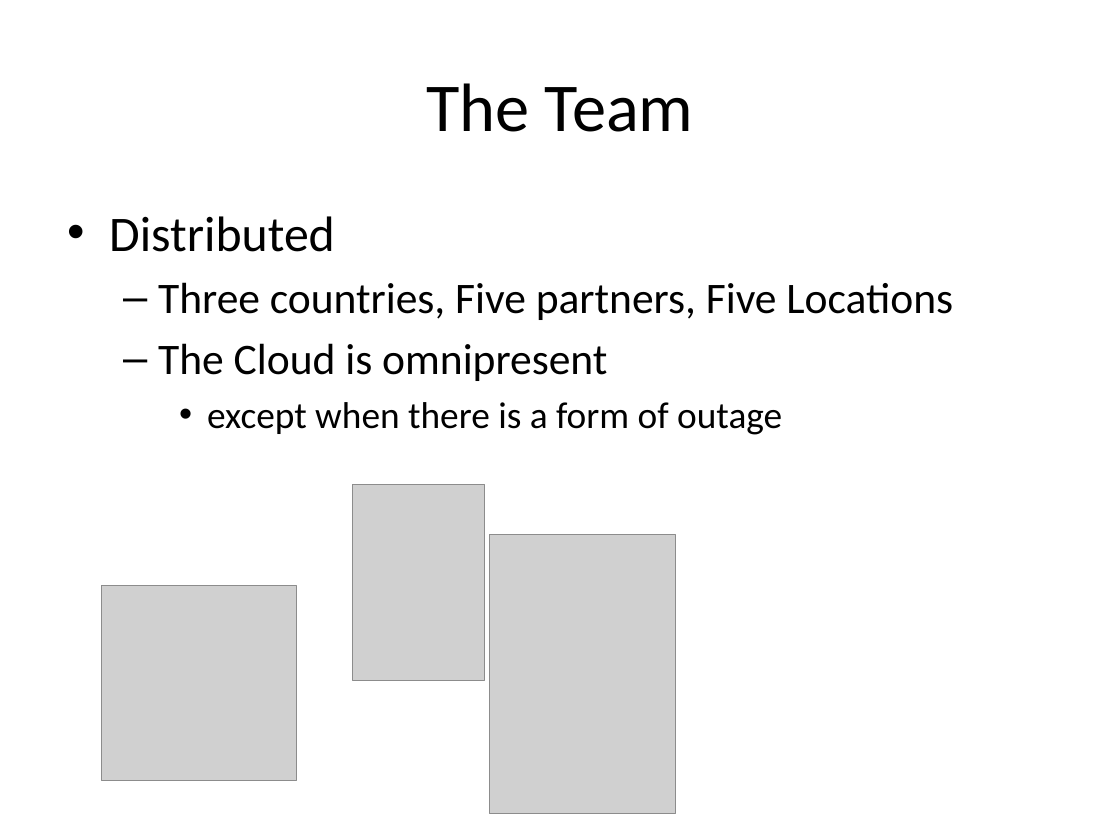
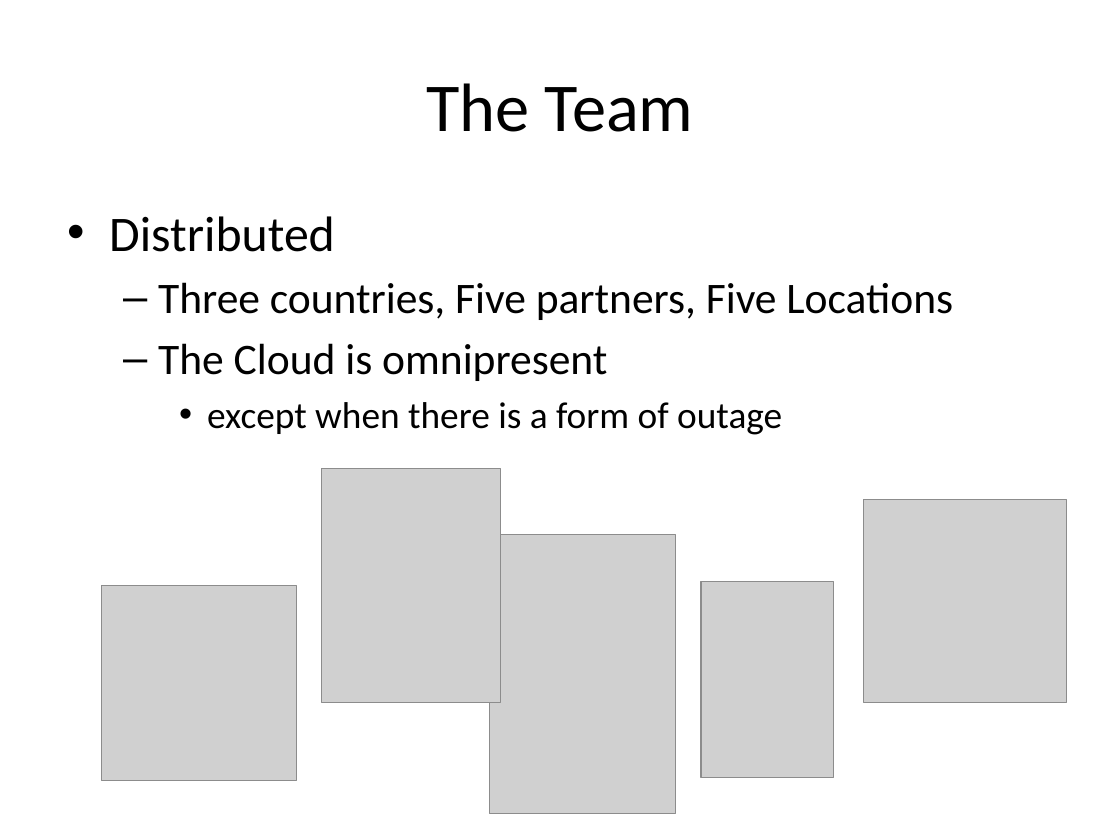
Before and after one commit to lucasjellema/aced-cloud-demo-ofmw2016-valencia, a slide deck: slide 3 of soaring-through-the-clouds-ofmw-forum2016-valencia-demo.pptx. Drawn at 1120x840 pixels with LibreOffice and Linux fonts; fonts in the diff are those of the drawing; grey boxes stand for pictures. Boxes give left, top, right and bottom in pixels: in the first picture for what was removed or moved away, otherwise in the second. Text is boxed around its words. In the diff, an @@ line names an element or a change of style, - is before the commit and + after.

Commit message:
Added pictures for Mark and Torsten

```diff
--- a/soaring-through-the-clouds-ofmw-forum2016-valencia-demo.pptx
+++ b/soaring-through-the-clouds-ofmw-forum2016-valencia-demo.pptx
@@ picture added at (x1=321, y1=469, x2=501, y2=702) @@
@@ picture added at (x1=864, y1=500, x2=1066, y2=702) @@
@@ picture moved from (x1=353, y1=485, x2=485, y2=681) to (x1=701, y1=581, x2=833, y2=777) @@
```
